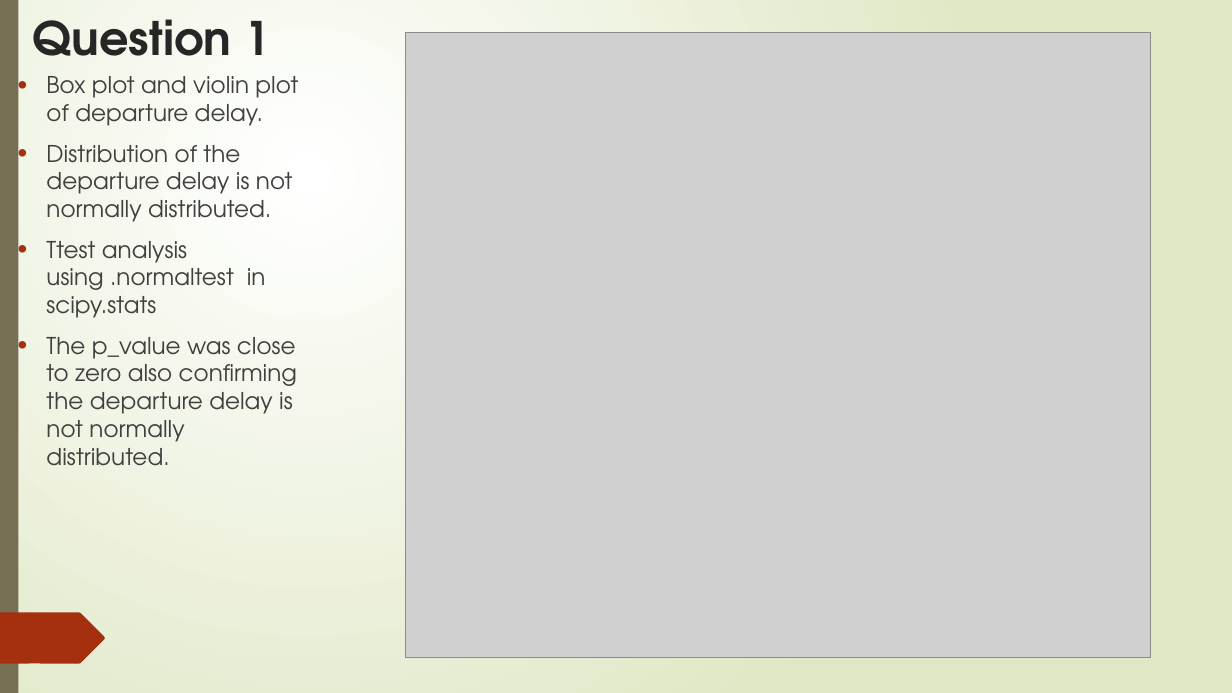
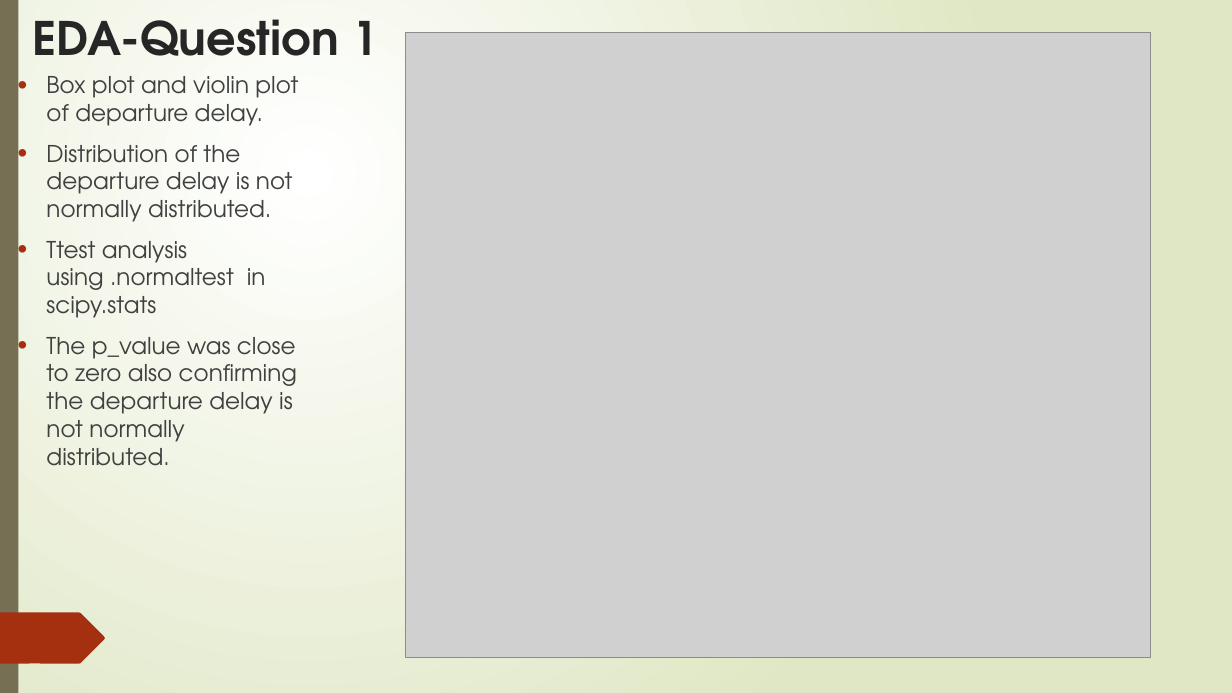
Before and after one commit to rwadisaputro/lhl_midterm_project, a slide deck: slide 2 of Project1-5.pptx. Drawn at 1232x693 pixels with LibreOffice and Linux fonts; fonts in the diff are those of the drawing; grey boxes stand for pictures. Boxes give left, top, right and bottom in pixels: in the first picture for what was removed or moved away, otherwise in the second. Text is boxed around its words. In the diff, an @@ line names an element or a change of style, - is before the commit and + after.

```diff
--- a/Project1-5.pptx
+++ b/Project1-5.pptx
@@ text at <box>33,19,378,56</box>: text changed @@
-Question 1
+EDA-Question 1
```
Also in this commit, not shown: 7 other slides changed.
